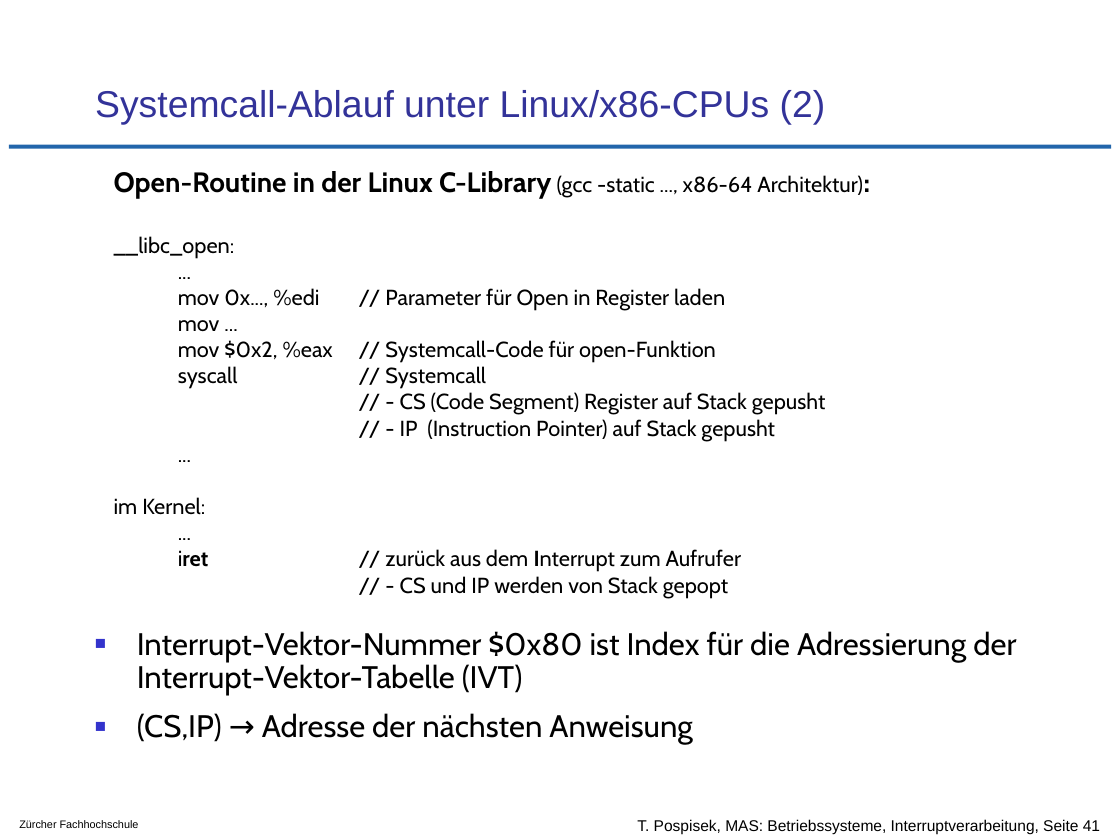
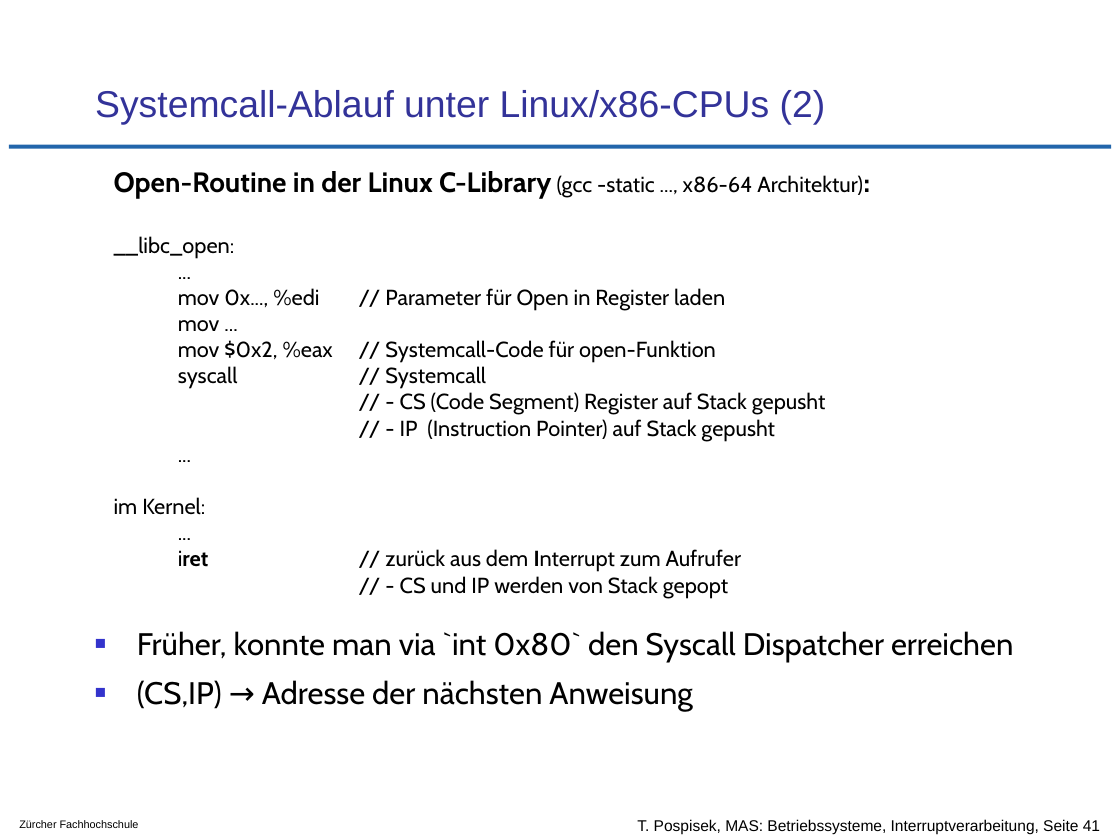
Before and after one commit to tpo/betriebssysteme, a slide deck: slide 41 of 04-3_Interruptverarbeitung_in_Betriebssystemen.odp. Drawn at 1120x840 pixels with LibreOffice and Linux fonts; fonts in the diff are those of the drawing; background and template pictures are left out. Boxes give left, top, right and bottom in pixels: in the first picture for what was removed or moved away, otherwise in the second. Text is boxed around its words. In the diff, an @@ line names an element or a change of style, - is before the commit and + after.

Commit message:
auf alten "int 0x80" Mechanismus hingewiesen

```diff
--- a/04-3_Interruptverarbeitung_in_Betriebssystemen.odp
+++ b/04-3_Interruptverarbeitung_in_Betriebssystemen.odp
@@ text at [137,631,1013,662]: text changed @@
-■ Interrupt-Vektor-Nummer $0x80 ist Index für die Adressierung der Interrupt-Vektor-Tabelle (IVT)
+■ Früher, konnte man via `int 0x80` den Syscall Dispatcher erreichen
```
